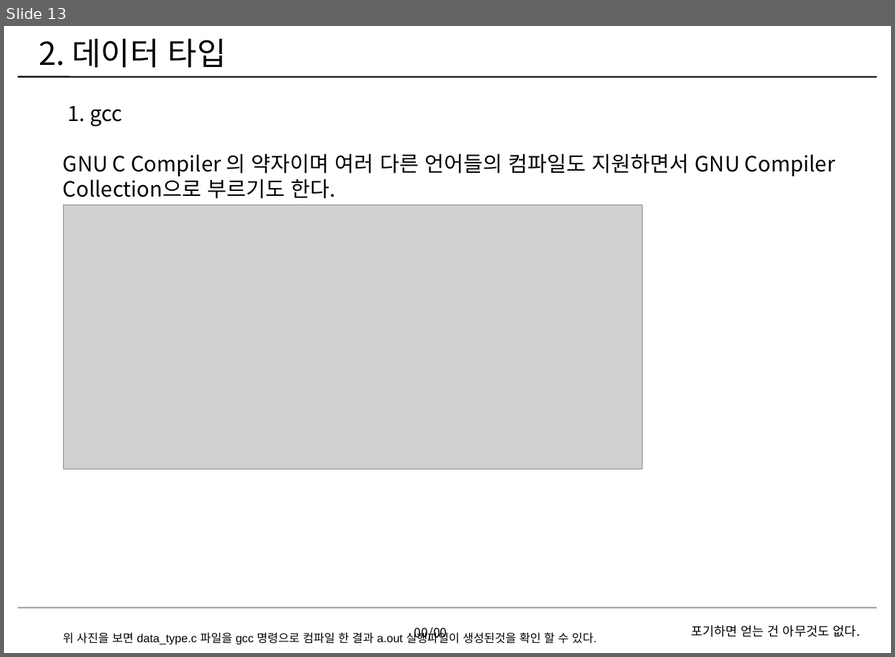
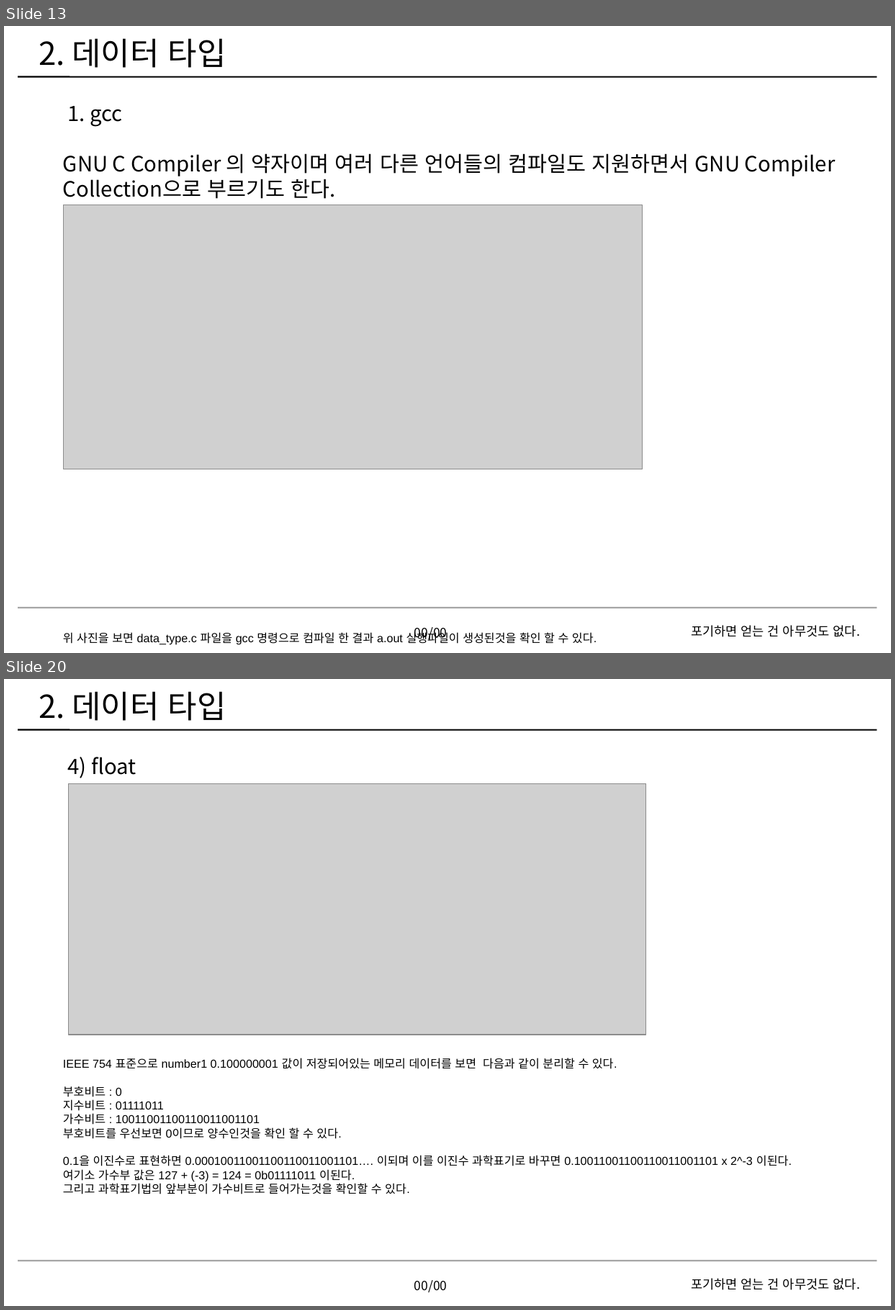
Before and after one commit to EmbeddedSchoolRepo/Lv01-02, a slide deck: HyunhoCha/homework/c/01/차현호1회차숙제.pptx. Shown one above the other, each under a label of ours: slide 13 before the commit, slides 13 and 20 after it; the slides between them are not shown. The pictures are 895x657 and 895x1310 pixels, drawn with LibreOffice and Linux fonts; fonts in the diff are those of the drawing; grey boxes stand for pictures; background and template pictures are left out. Boxes give left, top, right and bottom in pixels: in the first picture for what was removed or moved away, otherwise in the second. Text is boxed around its words. In the diff, an @@ line names an element or a change of style, - is before the commit and + after.

```diff
--- a/HyunhoCha/homework/c/01/차현호1회차숙제.pptx
+++ b/HyunhoCha/homework/c/01/차현호1회차숙제.pptx
@@ slide 20 added at bbox=[4, 679, 891, 1306], background #FFFFFF; not listed: 3 template elements that a slide beside it also shows @@
@@ text added at bbox=[39, 691, 226, 721], 30 pt, text #000000 @@
+2. 데이터 타입
@@ text added at bbox=[63, 757, 792, 1195], 11 pt, text #000000 @@
+4) float
+IEEE 754 표준으로 number1 0.100000001 값이 저장되어있는 메모리 데이터를 보면 다음과 같이 분리할 수 있다.
+부호비트 : 0
+지수비트 : 01111011
+가수비트 : 10011001100110011001101
+부호비트를 우선보면 0이므로 양수인것을 확인 할 수 있다.
+0.1을 이진수로 표현하면 0.00010011001100110011001101…. 이되며 이를 이진수 과학표기로 바꾸면 0.10011001100110011001101 x 2^-3 이된다.
+여기소 가수부 값은 127 + (-3) = 124 = 0b01111011 이된다.
+그리고 과학표기법의 앞부분이 가수비트로 들어가는것을 확인할 수 있다.
@@ picture added at bbox=[69, 783, 646, 1035] @@
@@ text added at bbox=[414, 1280, 448, 1292], 12 pt, text #000000 @@
+00/00
```
Also in this commit, not shown: 5 slides changed, 1 other slide added, 1 other file.
